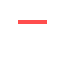
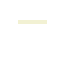
Layered file, before and after one edit (64×64). Changes by layer:
painted on "Layer 2" over left=18, top=20, right=47, bottom=24
